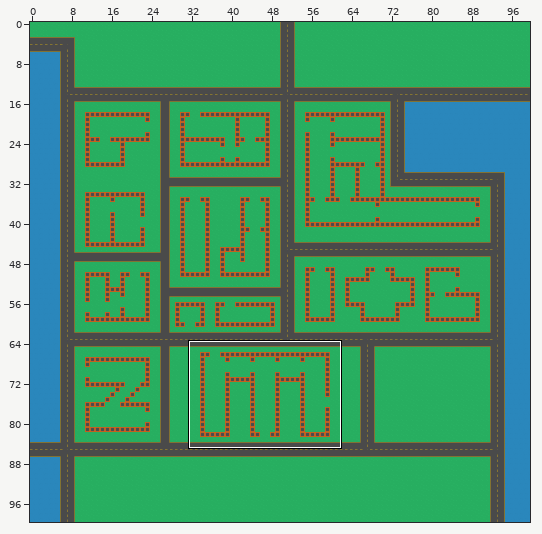
Tiled map (JSON), stored at maps/00.json. Above: a wide view before the commit, with the close-up outlined.
Close-up. Before the edit:
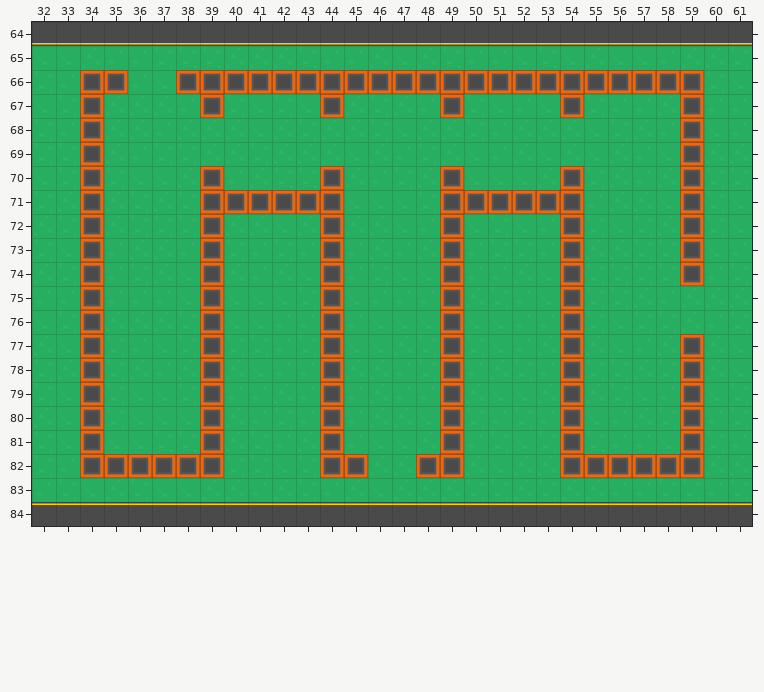
Cells are 64x64 px. Shown: x 32..61, y 64..84. The commit also changed other parts of the map, which this record leaves out.
The result:
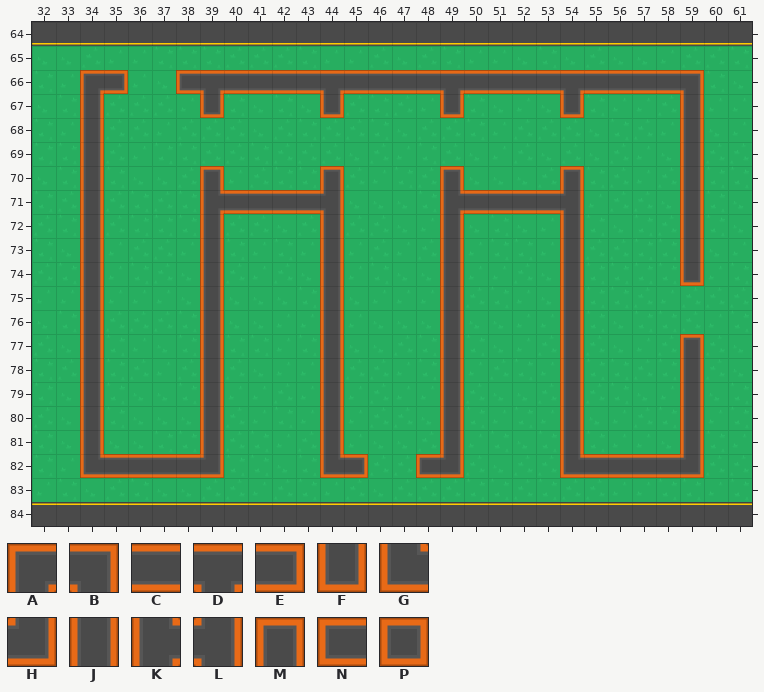
Key: from "tiles": A 108, B 109, C 110, D 111, E 113, F 114, G 135, H 136, J 137, K 138, L 139, M 140, N 141, P 195.
_ is an empty cell.
The edit:
Layer "00":
y 66: x 34..35 PP -> AE; x 38..59 PPPPPPPPPPPPPPPPPPPPPP -> NDCCCCDCCCCDCCCCDCCCCB
y 67: x 34 P -> J; x 39 P -> F; x 44 P -> F; x 49 P -> F; x 54 P -> F; x 59 P -> J
y 68..69: x 34 P -> J; x 59 P -> J
y 70: x 34 P -> J; x 39 P -> M; x 44 P -> M; x 49 P -> M; x 54 P -> M; x 59 P -> J
y 71: x 34 P -> J; x 39..44 PPPPPP -> KCCCCL; x 49..54 PPPPPP -> KCCCCL; x 59 P -> J
y 72..73: x 34 P -> J; x 39 P -> J; x 44 P -> J; x 49 P -> J; x 54 P -> J; x 59 P -> J
y 74: x 34 P -> J; x 39 P -> J; x 44 P -> J; x 49 P -> J; x 54 P -> J; x 59 P -> F
y 75..76: x 34 P -> J; x 39 P -> J; x 44 P -> J; x 49 P -> J; x 54 P -> J
y 77: x 34 P -> J; x 39 P -> J; x 44 P -> J; x 49 P -> J; x 54 P -> J; x 59 P -> M
y 78..81: x 34 P -> J; x 39 P -> J; x 44 P -> J; x 49 P -> J; x 54 P -> J; x 59 P -> J
y 82: x 34..39 PPPPPP -> GCCCCH; x 44..45 PP -> GE; x 48..49 PP -> NH; x 54..59 PPPPPP -> GCCCCH
Changed places in both close-ups, as pixel boxes (x1, y1, x2, y2):
changed: (80, 70, 704, 478)
